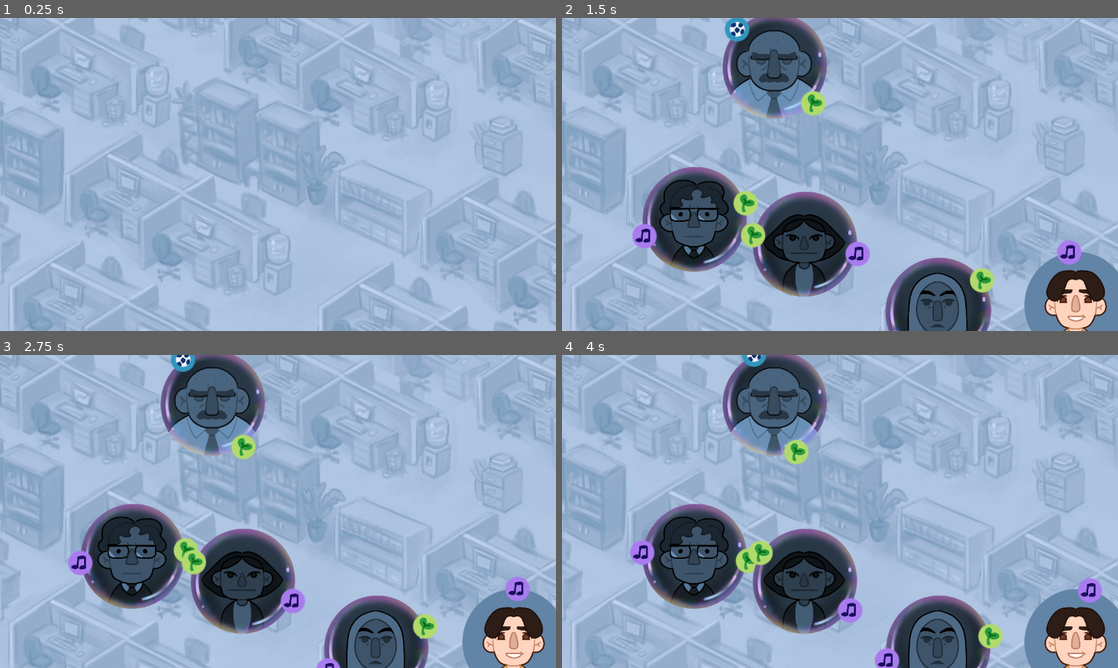
Above: before the commit, frames 1-4 (two rows, left to right).
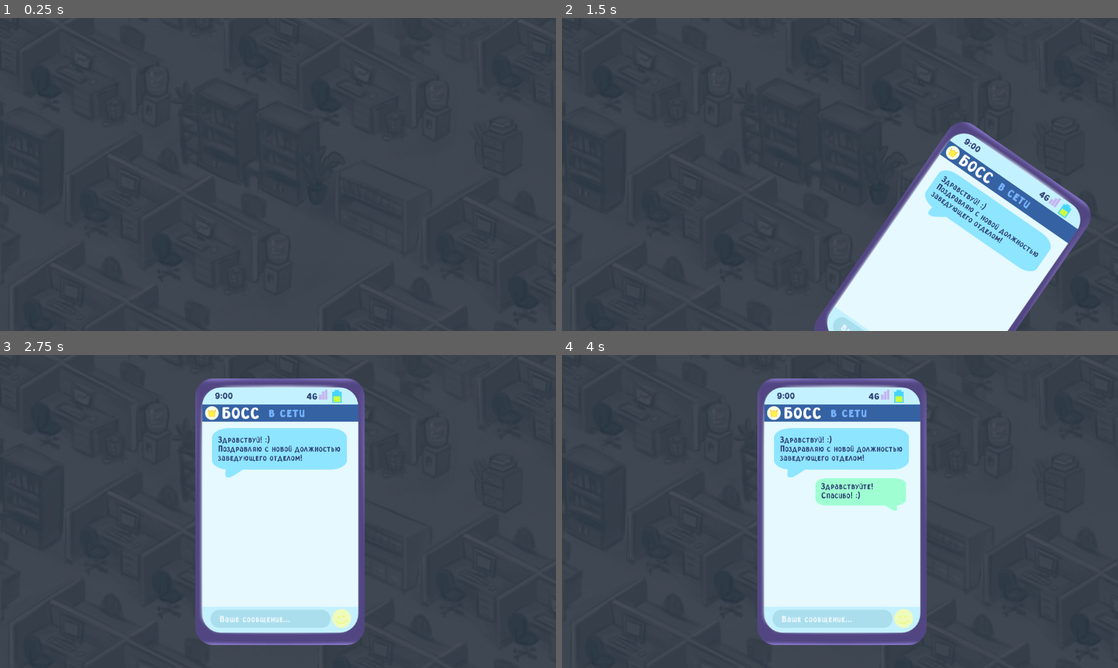
Above: after the commit, the same moments.

Repository: Andru7428/Teambuilding
Game: Godot game, scene res://main.tscn
Same seed, same stepped clock (60 frames per second), same inputs: the game is played once before the commit and once after it.
Inputs (mouse positions are in pixels of both pictures, inside the frame that each line leads up to):
- Up to frame 1 (0.25 s): no input
- Up to frame 2 (1.5 s): move the mouse to (884, 315) at 0.52 s; press the mouse at (884, 315) at 0.53 s; move the mouse to (1079, 305) at 1.27 s; release the mouse at (1079, 305) at 1.28 s; click (1079, 305) at 1.35 s
- Up to frame 3 (2.75 s): press the mouse at (517, 642) at 2.03 s
- Up to frame 4 (4 s): move the mouse to (1079, 589) at 2.77 s; release the mouse at (1079, 589) at 2.78 s; click (1079, 589) at 2.85 s; move the mouse to (773, 401) at 3.52 s; press the mouse at (773, 401) at 3.53 s

The runs differ from the first frame. In frame 1, 100% of the frame differs, in the area x 0-100%, y 0-100%; in frame 2, 95%; in frame 3, 97%; in frame 4, 97%.

Commit message:
Завершено интро

Diff:
--- a/main.gd
+++ b/main.gd
@@ -5,7 +5,7 @@
 @export var stages: Array[Stage]
 @export var current_stage := 0
 
-enum States {BASE, CONNECTING, DRAGGING}
+enum States {BASE, CONNECTING, DRAGGING, INTRO, WAITING_CLICK}
 
 var current_state := States.BASE
 var current_connection_line: ConnectionLine
@@ -19,8 +19,9 @@
 		for i in range(current_stage + 1):
 			new_stage(stages[i])
 	else:
+		current_state = States.INTRO
 		$Intro.show()
-		%AnimationPlayer.play("phone")
+		%AnimationPlayer.play("intro")
 
 
 func _input(event: InputEvent) -> void:
@@ -40,6 +41,11 @@
 				current_state = States.DRAGGING
 				$StartDragging.play()
 
+		if current_state == States.WAITING_CLICK:
+			$Intro.hide()
+			await get_tree().create_timer(1).timeout
+			new_stage(stages[current_stage])
+			current_state = States.BASE
 
 	if event.is_action_released("left_mouse"):
 		if current_state == States.CONNECTING:
@@ -117,3 +123,8 @@
 	if current_stage + 1 < len(stages):
 		current_stage += 1
 		new_stage(stages[current_stage])
+
+
+func _on_animation_player_animation_finished(anim_name: StringName) -> void:
+	if anim_name == "intro":
+		current_state = States.WAITING_CLICK
--- a/main.tscn
+++ b/main.tscn
@@ -81,7 +81,7 @@
 }
 
 [sub_resource type="Animation" id="Animation_8osuk"]
-resource_name = "phone"
+resource_name = "intro"
 length = 10.0
 tracks/0/type = "bezier"
 tracks/0/imported = false
@@ -183,7 +183,7 @@
 [sub_resource type="AnimationLibrary" id="AnimationLibrary_segve"]
 _data = {
 "RESET": SubResource("Animation_c6we4"),
-"phone": SubResource("Animation_8osuk")
+"intro": SubResource("Animation_8osuk")
 }
 
 [node name="Main" type="Node"]
@@ -191,7 +191,6 @@
 bubble_scene = ExtResource("2_aa7kx")
 connection_line_scene = ExtResource("3_jey7f")
 stages = Array[ExtResource("4_x8dlc")]([ExtResource("5_mafwm"), ExtResource("6_c6ylm"), ExtResource("7_aflnx"), ExtResource("8_sh0hu"), ExtResource("9_un7d5")])
-current_stage = 1
 
 [node name="Фон" type="Sprite2D" parent="."]
 z_index = -2
@@ -255,3 +254,5 @@
 parameters/looping = true
 
 [node name="Notification" type="AudioStreamPlayer2D" parent="."]
+
+[connection signal="animation_finished" from="Intro/AnimationPlayer" to="." method="_on_animation_player_animation_finished"]
